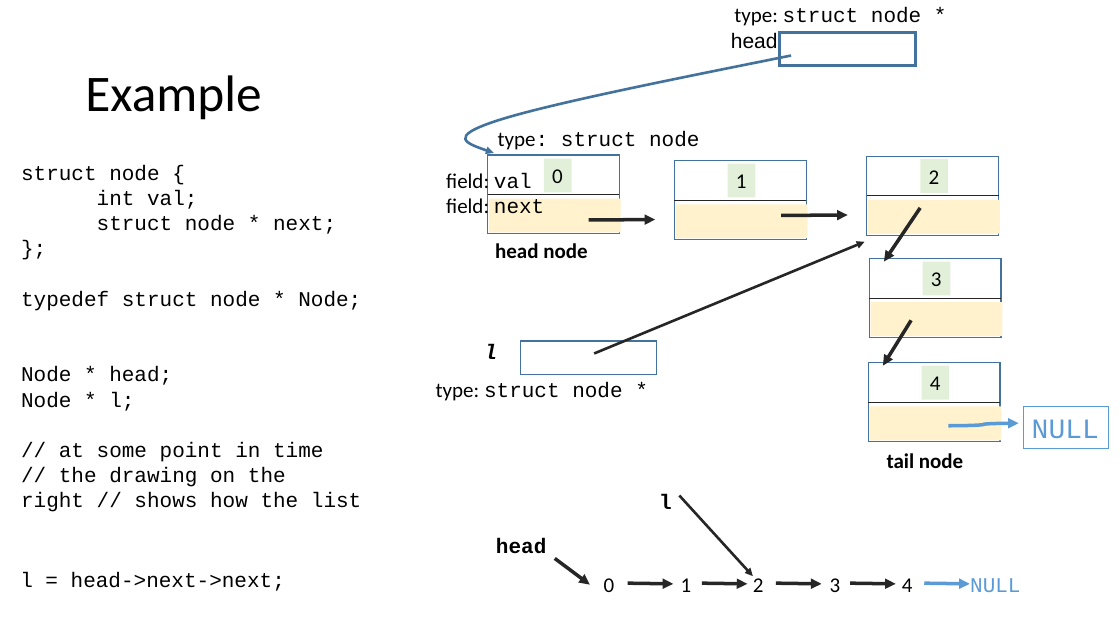
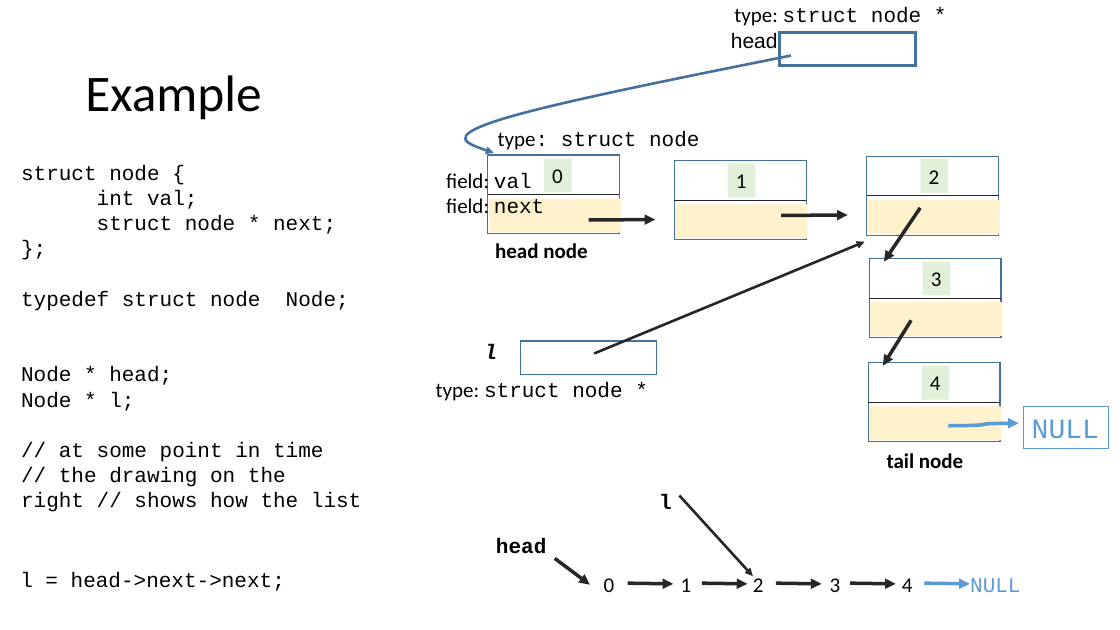
Before and after one commit to rbadrinath/FCP, a slide deck: slide 6 of slides/14-LinkedLists.pptx (slide 5 before the commit). Drawn at 1120x630 pixels with LibreOffice and Linux fonts; fonts in the diff are those of the drawing. Boxes give left, top, right and bottom in pixels: in the first picture for what was removed or moved away, otherwise in the second. Text is boxed around its words. In the diff, an @@ line names an element or a change of style, - is before the commit and + after.

```diff
--- a/slides/14-LinkedLists.pptx
+++ b/slides/14-LinkedLists.pptx
@@ text at bbox=[21, 291, 349, 311]: text changed @@
-typedef struct node * Node;
+typedef struct node Node;
```
Also in this commit, not shown: 4 other slides changed, 2 slides removed.
